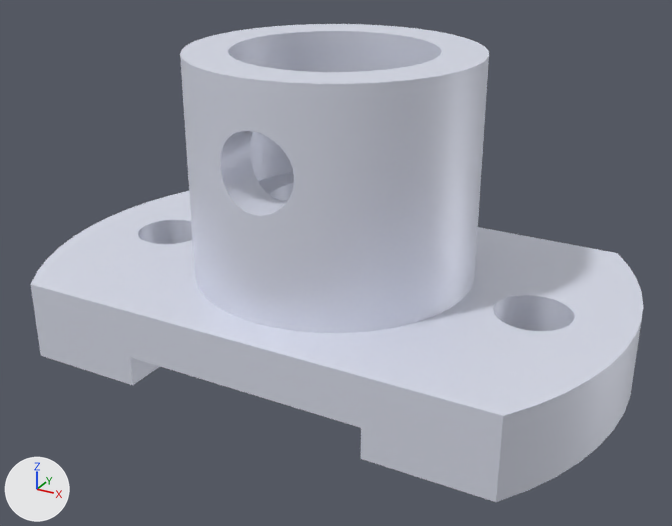
Two versions of the glTF model trex/p30model5-5.gltf, one commit apart.
Rendered twice from a camera (50 mm lens) standing at (68.3, -123.9, 75.9) and looking at (2.0, -3.3, 15.6). The axes (+X, +Y, +Z) are drawn at lower left. The lights are the same throughout. Vertices at the same position are counted once.
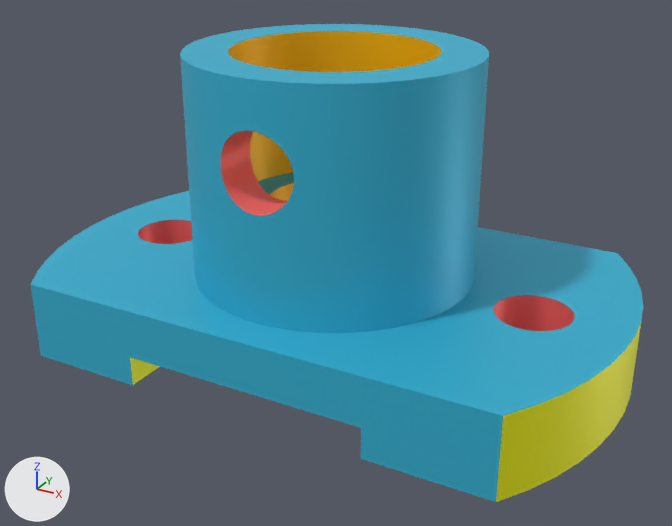
What the commit changed:
Material 'Material' (mat_material) changes colour from white #e6eaf7 to cyan #38badb; in linear values from (0.792, 0.82, 0.933) to (0.0392, 0.49, 0.71).
Material 'Material.001' (mat_material_001) is new.
Its base color is (1.0, 0.549, 0.0) (yellow #ffc400).
Its metallic is 0.25.
Material 'Material.003' (mat_material_003) is new.
Its base color is (1.0, 0.169, 0.169) (red #ff7272).
Its metallic is 0.25.
Material 'Material.002' (mat_material_002) is new.
Its base color is (1.0, 1.0, 0.0) (yellow #ffff00).
Its metallic is 0.25.
me_mesh_0 has 600 vertices, 1124 faces and spans x -49.0..49.0, y -29.0..29.0, z 0.0..49.0.
me_mesh_0 is used by ob_mesh_0; location (0.0, 0.0, 0.0).
me_mesh_0 part 1: 226 of the faces centred in x -15.9..15.9, y -16.0..16.0, z 11.7..46.7 switch from mat_material (white #e6eaf7) to mat_material_001 (yellow #ffc400).
me_mesh_0 part 2: all 24 faces centred in x 40.4..48.9, y -27.6..27.6, z 4.3..8.7 switch from mat_material (white #e6eaf7) to mat_material_002 (yellow #ffff00).
me_mesh_0 part 3: all 2 faces centred in x -20.0, y -9.7..9.7, z 1.7..3.3 switch from mat_material (white #e6eaf7) to mat_material_002 (yellow #ffff00).
me_mesh_0 part 4: all 100 faces centred in x -6.0..6.0, y -20.7..-17.3, z 30.0..42.0 switch from mat_material (white #e6eaf7) to mat_material_003 (red #ff7272).
me_mesh_0 part 5: all 48 faces centred in x -39.9..-28.1, y -5.9..5.9, z 4.3..8.7 switch from mat_material (white #e6eaf7) to mat_material_003 (red #ff7272).
me_mesh_0 part 6: all 48 faces centred in x 28.1..39.9, y -5.9..5.9, z 4.3..8.7 switch from mat_material (white #e6eaf7) to mat_material_003 (red #ff7272).

Boxes (x1, y1, x2, y2) around the edits, measured in the pictures (672 x 526 px):
'Mesh_0', recoloured (white to cyan)
    both: (30, 24, 643, 502)
part 1 of me_mesh_0, recoloured
    both: (228, 31, 442, 201)
part 2 of me_mesh_0, recoloured (white to yellow)
    both: (496, 323, 641, 502)
part 3 of me_mesh_0, recoloured (white to yellow)
    both: (130, 357, 160, 385)
part 4 of me_mesh_0, recoloured (white to red)
    both: (220, 131, 287, 216)
part 5 of me_mesh_0, recoloured (white to red)
    both: (138, 220, 192, 244)
part 6 of me_mesh_0, recoloured (white to red)
    both: (493, 295, 575, 331)
